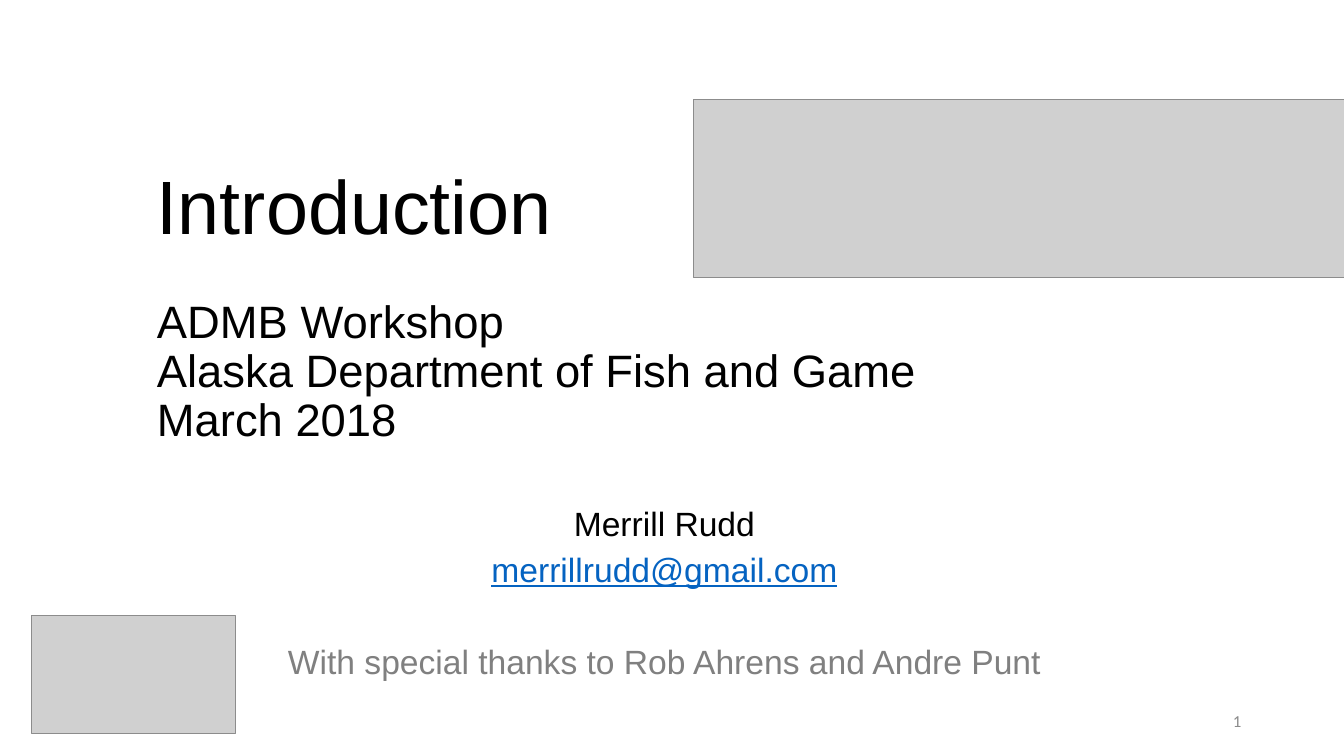
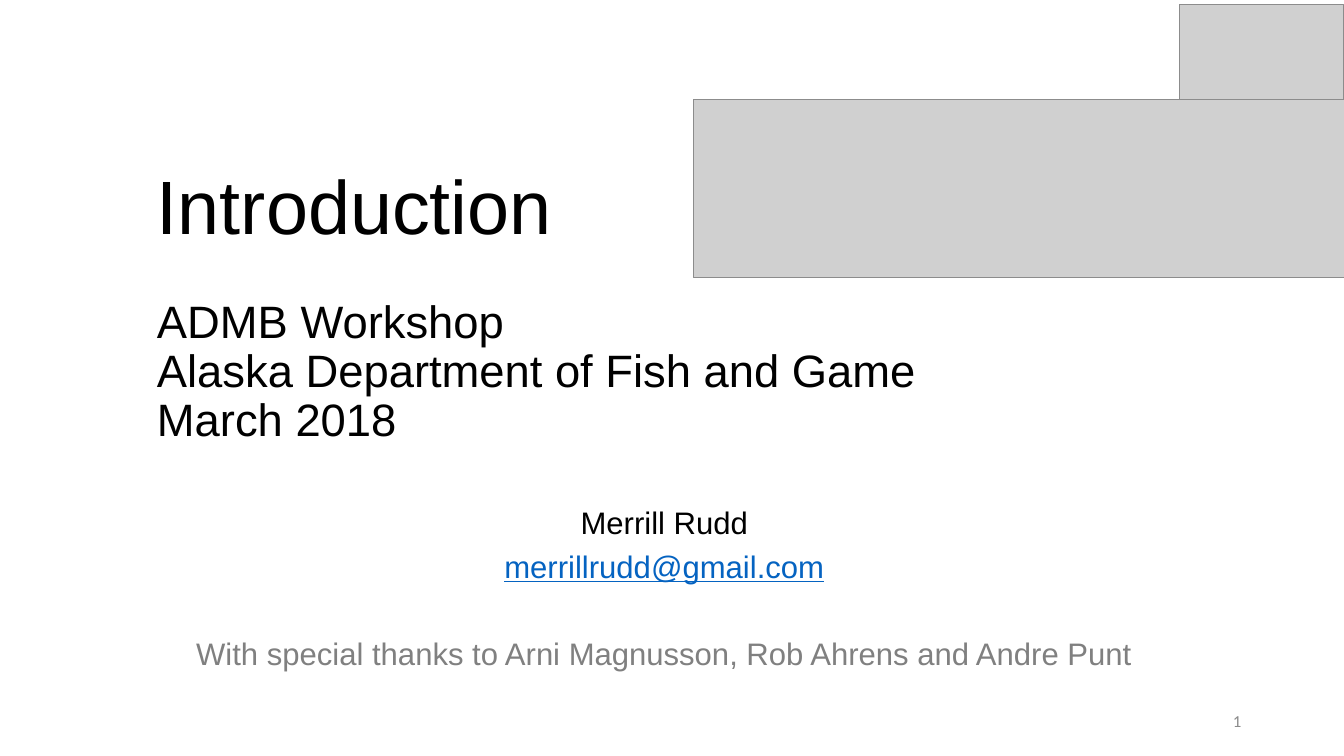
Before and after one commit to merrillrudd/ADMB_course, a slide deck: slide 1 of Day 1/1a Introduction/Introduction.pptx. Drawn at 1344x756 pixels with LibreOffice and Linux fonts; fonts in the diff are those of the drawing; grey boxes stand for pictures. Boxes give left, top, right and bottom in pixels: in the first picture for what was removed or moved away, otherwise in the second. Text is boxed around its words. In the diff, an @@ line names an element or a change of style, - is before the commit and + after.

```diff
--- a/Day 1/1a Introduction/Introduction.pptx
+++ b/Day 1/1a Introduction/Introduction.pptx
@@ picture: place and size @@
-picture at [32,616,236,733]
+picture at [1180,4,1344,99]
@@ subtitle at [504,511,824,584]: size 24 to 22.2 pt in "Merrill Rudd", "merrillrudd@gmail.com" @@
@@ subtitle at [196,642,1131,672]: text changed; size 24 to 22.2 pt @@
-With special thanks to Rob Ahrens and Andre Punt
+With special thanks to Arni Magnusson, Rob Ahrens and Andre Punt
```
Also in this commit, not shown: 15 other files.
